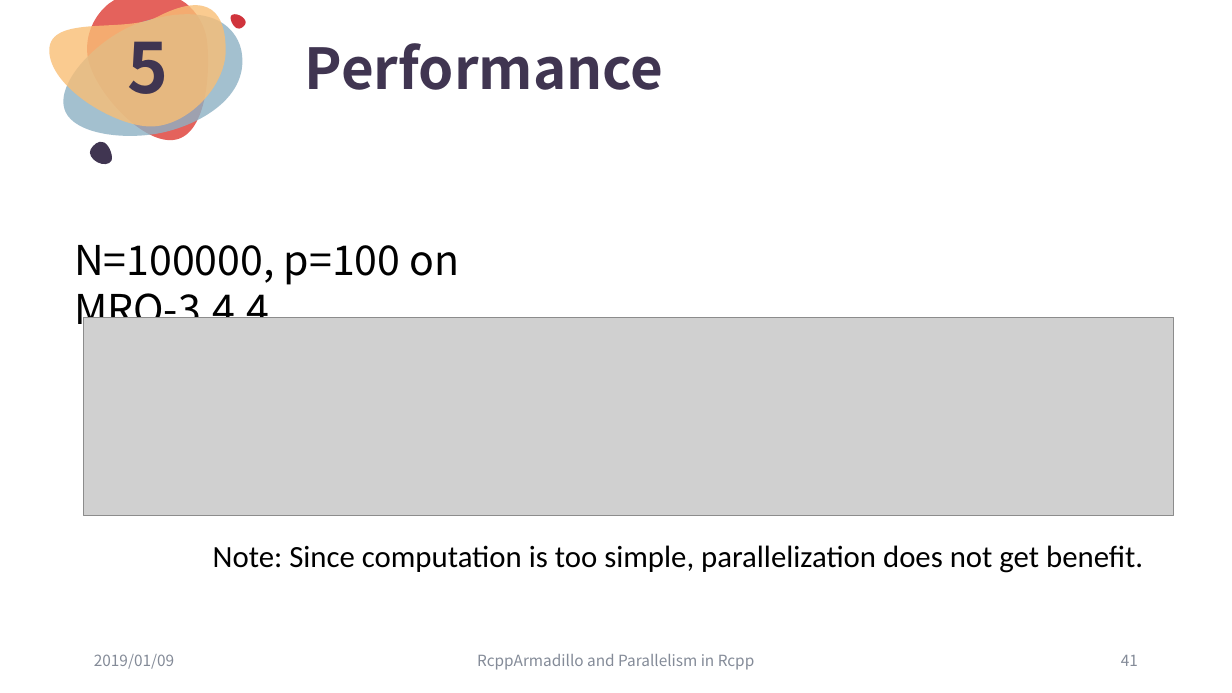
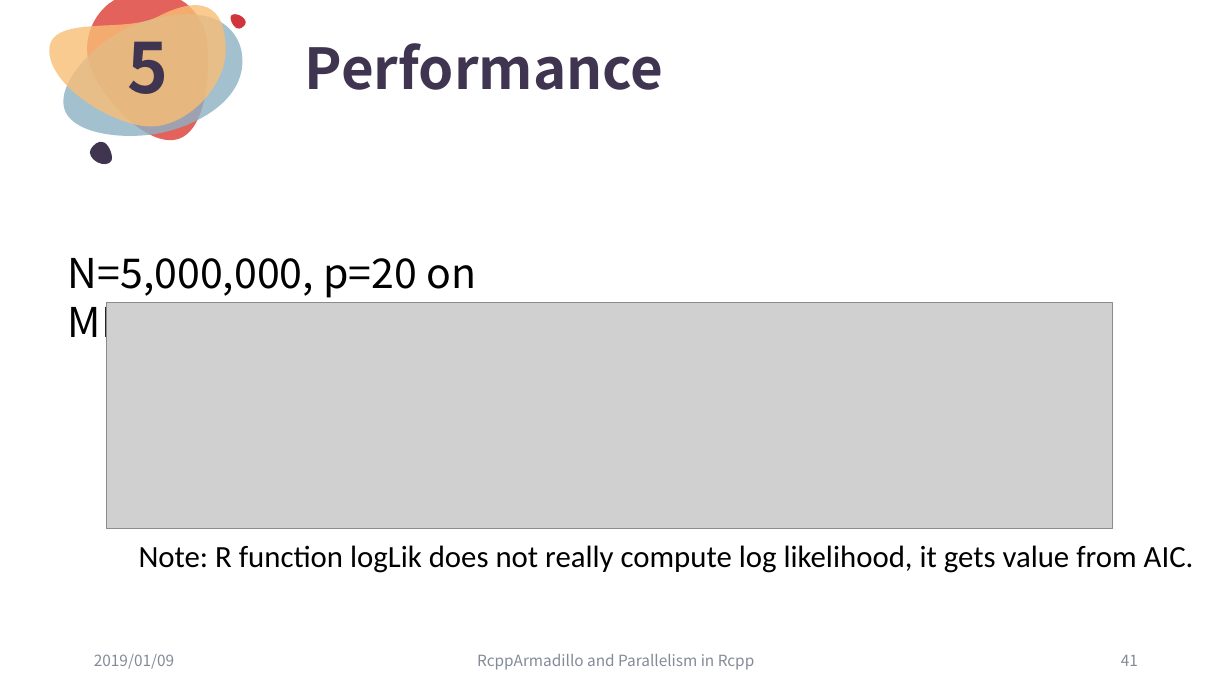
Before and after one commit to ChingChuan-Chen/Rcpp_RcppArmadillo_tutorial, a slide deck: slide 41 of leture_powerpoint_0109.pptx. Drawn at 1232x693 pixels with LibreOffice and Linux fonts; fonts in the diff are those of the drawing; grey boxes stand for pictures. Boxes give left, top, right and bottom in pixels: in the first picture for what was removed or moved away, otherwise in the second. Text is boxed around its words. In the diff, an @@ line names an element or a change of style, - is before the commit and + after.

```diff
--- a/leture_powerpoint_0109.pptx
+++ b/leture_powerpoint_0109.pptx
@@ text at (x1=68, y1=258, x2=476, y2=348): text changed @@
-N=100000, p=100 on MRO-3.4.4
+N=5,000,000, p=20 on MRO-3.4.4
@@ picture resized from (x1=83, y1=318, x2=1174, y2=517) to (x1=106, y1=303, x2=1113, y2=530) @@
@@ text at (x1=139, y1=545, x2=1194, y2=573): text changed @@
-Note: Since computation is too simple, parallelization does not get benefit.
+Note: R function logLik does not really compute log likelihood, it gets value from AIC.
```
Also in this commit, not shown: 2 other files.
